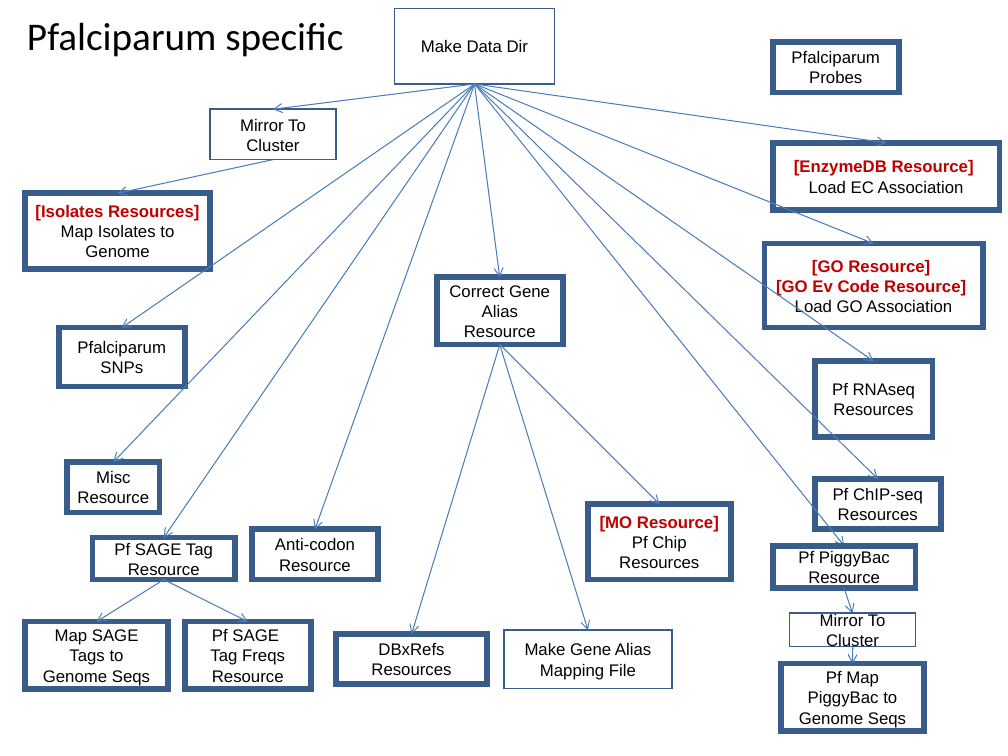
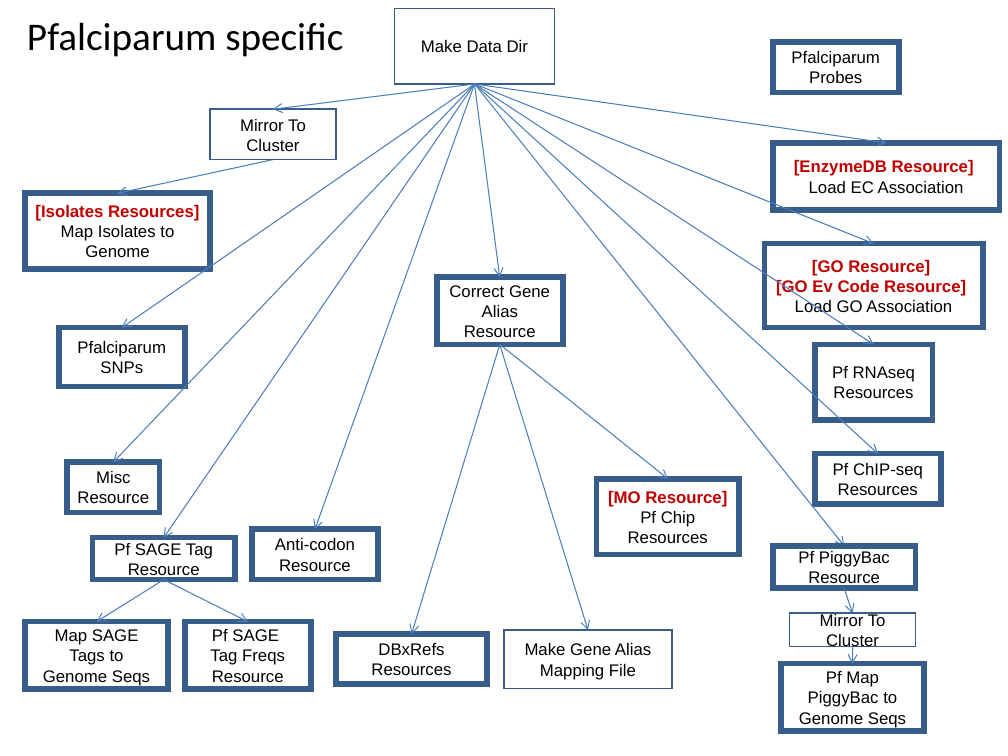
Before and after one commit to VEuPathDB/ApiCommonWorkflow, a slide deck: slide 10 of Main/doc/IntegratedWorkflow.ppt. Drawn at 1008x756 pixels with LibreOffice and Linux fonts; fonts in the diff are those of the drawing. Boxes give left, top, right and bottom in pixels: in the first picture for what was removed or moved away, otherwise in the second. Text is boxed around its words. In the diff, an @@ line names an element or a change of style, - is before the commit and + after.

```diff
--- a/Main/doc/IntegratedWorkflow.ppt
+++ b/Main/doc/IntegratedWorkflow.ppt
@@ arrow moved from (475, 84) - (874, 361) to (475, 84) - (874, 345) @@
@@ arrow moved from (475, 84) - (878, 479) to (475, 84) - (878, 454) @@
@@ arrow moved from (500, 345) - (659, 504) to (500, 345) - (668, 479) @@
@@ rectangle "Pf RNAseq": place and size @@
-rectangle "Pf RNAseq" at (814, 361, 932, 436)
+rectangle "Pf RNAseq" at (814, 345, 932, 420)
@@ rectangle "[MO Resource]": place and size @@
-rectangle "[MO Resource]" at (588, 504, 731, 580)
+rectangle "[MO Resource]" at (597, 479, 740, 554)
@@ rectangle "Pf ChIP-seq": place and size @@
-rectangle "Pf ChIP-seq" at (814, 479, 940, 529)
+rectangle "Pf ChIP-seq" at (814, 454, 940, 504)
```
Also in this commit, not shown: 1 other slide changed.
